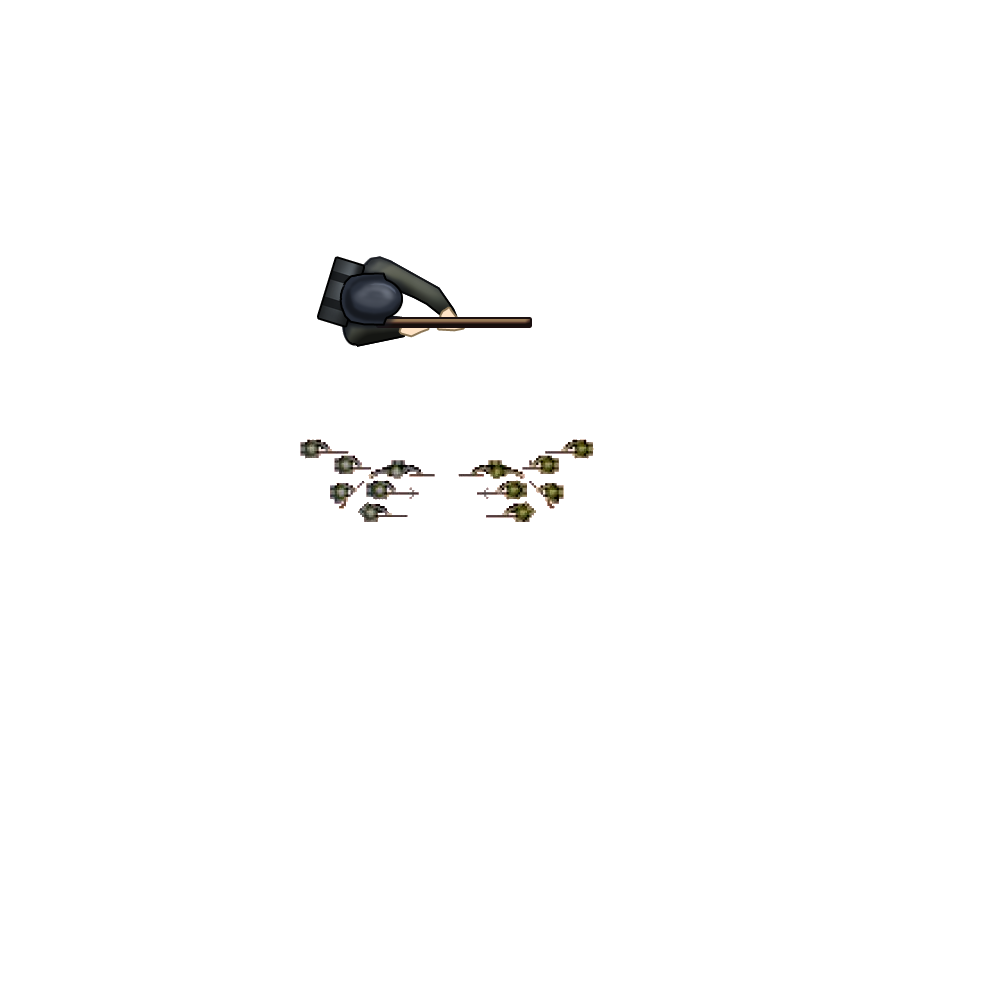
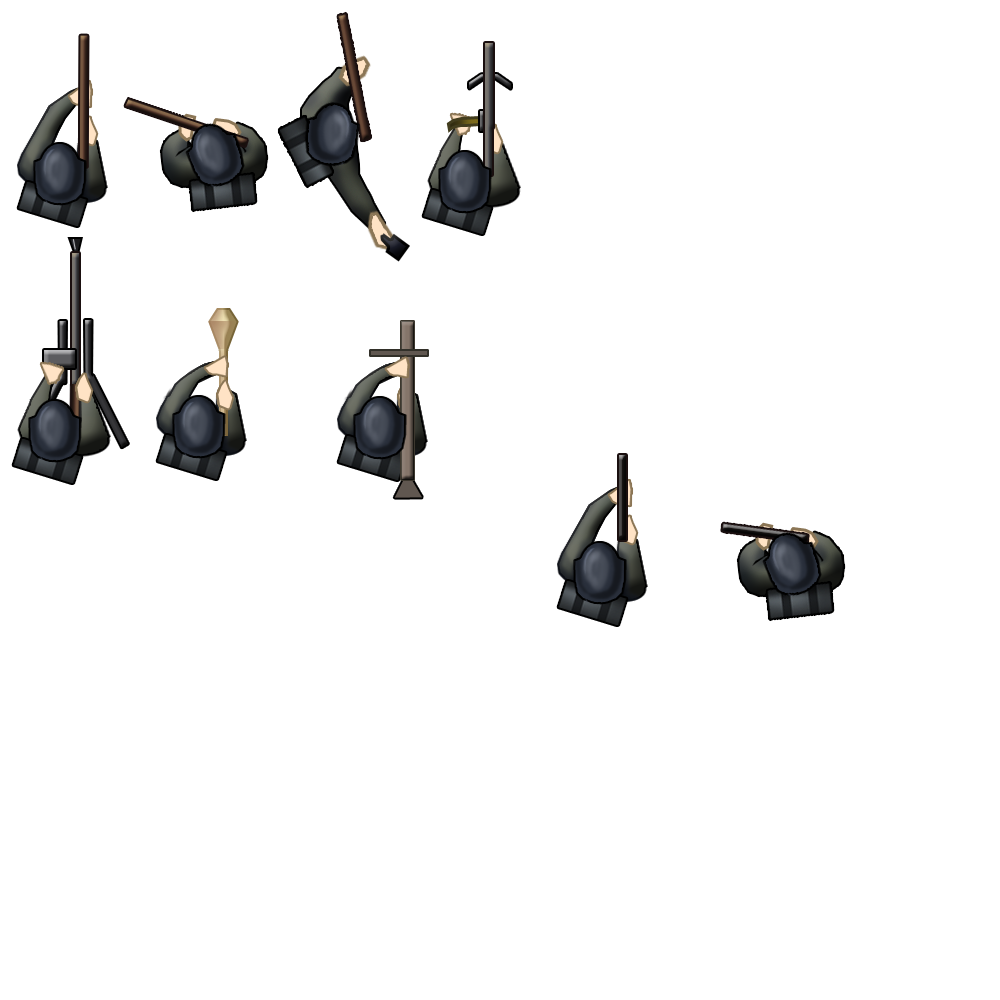
Layered file, before and after one edit (1000x1000). Changes by layer:
added group "kranaatti ja kivääri" with 10 layers above "smg2" over [279, 13, 410, 262]
added layer "torso" (1st of 9, in "kranaatti ja kivääri") in group "kranaatti ja kivääri" over [302, 68, 385, 227]
added group "smg2" with 8 layers above "kivääri 2" over [722, 522, 844, 620]
added group "kivääri 2" with 8 layers above "gunner" over [125, 98, 267, 211]
added group "gunner" with 8 layers above "hmg42" over [13, 363, 111, 483]
added group "hmg42" with 5 layers above "lmg" over [21, 237, 130, 451]
added layer "weapon details (kopio)" in group "hmg42" over [21, 318, 130, 451]
added group "lmg" with 11 layers above "panzershreck" over [423, 43, 521, 234]
added group "panzershreck" (1st of 2) with 12 layers above "panzerfaust" over [337, 321, 428, 498]
added group "panzershreck" (2nd of 2, in "panzershreck") with 3 layers in group "panzershreck" over [338, 321, 428, 498]
added group "panzerfaust" with 12 layers above "smg1" over [156, 308, 247, 479]
added group "smg1" with 9 layers above "kivääri 1" over [557, 455, 648, 625]
added layer "torso" (8th of 9, in "smg1") in group "smg1" over [557, 486, 648, 603]
moved "highlight" (9th of 9, in "kivääri 1" › "kypärä") into group "kypärä", painted on it over [39, 144, 401, 312]
moved "shadows" (12th of 13, in "kivääri 1" › "kypärä") into group "kypärä", painted on it over [34, 140, 405, 325]
moved "Taso 2" (9th of 9, in "kivääri 1" › "kypärä") into group "kypärä", painted on it over [33, 142, 403, 326]
painted on "reppu" (6th of 6, in "kivääri 1") over [18, 182, 363, 326]
painted on "ase" (4th of 4, in "kivääri 1") over [80, 35, 530, 326]
painted on "kädet" (9th of 9, in "kivääri 1") over [69, 81, 464, 336]
moved "shadows" (13th of 13, in "kivääri 1") above "torso", painted on it over [17, 96, 449, 343]
painted on "torso" (9th of 9, in "kivääri 1") over [17, 87, 458, 347]
hid "Taso 3" over [300, 439, 594, 522]
…and 80 more changes (80 added)
